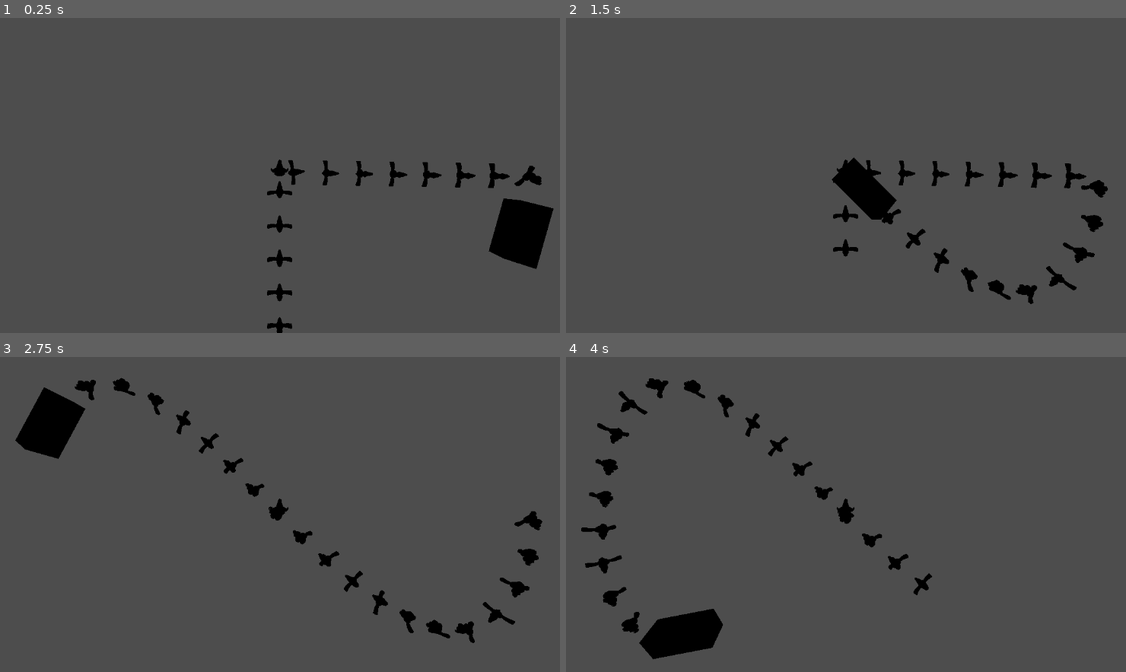
Above: before the commit, frames 1-4 (two rows, left to right).
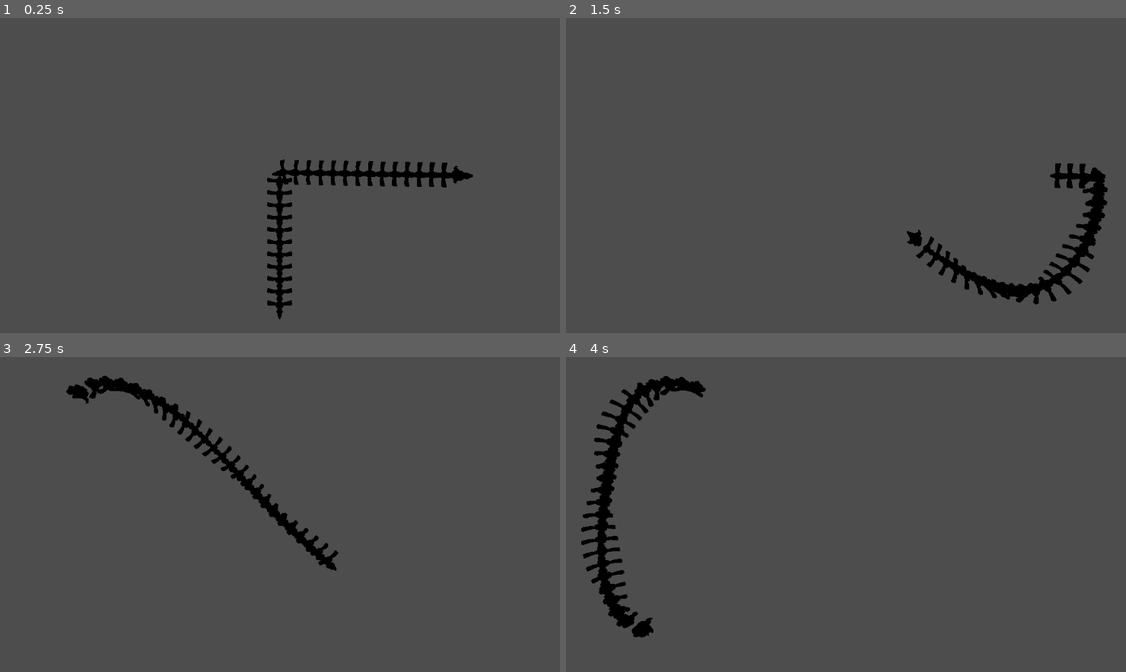
Above: after the commit, the same moments.

Repository: PlayerLegend/pinkamena-diane-daggers
Game: Godot game, scene res://Centipede/Centipede1/Test.tscn
The game is run twice, just before and just after one commit, with the same random seed, the same clock (stepped at 60 frames per second) and the same inputs. This scene is started directly instead of the project's main scene.
Inputs (mouse positions are in pixels of both pictures, inside the frame that each line leads up to):
- Up to frame 1 (0.25 s): no input
- Up to frame 2 (1.5 s): tap Enter at 0.5 s; move the mouse to (980, 144) at 0.52 s; tap Shift at 0.6 s; click (980, 144) at 0.67 s; drag from (722, 178) to (818, 229) at 1.27 s
- Up to frame 3 (2.75 s): move the mouse to (341, 426) at 2.02 s; tap Alt at 2.1 s; click (341, 426) at 2.17 s
- Up to frame 4 (4 s): drag from (818, 568) to (661, 451) at 2.77 s; move the mouse to (1030, 552) at 3.52 s; tap Ctrl at 3.6 s; click (1030, 552) at 3.67 s

The runs differ from the first frame. In frame 1, 4.1% of the frame differs, in the area x 47-99%, y 44-100%; in frame 2, 4.1%; in frame 3, 4.6%; in frame 4, 4.9%, in the area x 2-66%, y 6-96%.

Commit message:
Head node

Diff:
--- a/Centipede/Centipede1/Centipede1.tscn
+++ b/Centipede/Centipede1/Centipede1.tscn
@@ -4,11 +4,10 @@
 [ext_resource type="PackedScene" uid="uid://gdu272b5ojbt" path="res://Centipede/Centipede1/CentipedeSegment.glb" id="2_3xjod"]
 [ext_resource type="PackedScene" uid="uid://uxq2q1xp0n8t" path="res://Centipede/Centipede1/CentipedeHead.glb" id="4_l7lnl"]
 
-[node name="Centipede1" type="Node3D" unique_id=2121063774]
+[node name="Centipede1" type="Node3D" unique_id=2121063774 node_paths=PackedStringArray("head")]
 script = ExtResource("1_d47sy")
+head = NodePath("CentipedeHead")
 segment_scene = ExtResource("2_3xjod")
-segment_count = 20
-segment_spacing = 1.35
 metadata/_custom_type_script = "uid://bqjob566f118q"
 
 [node name="CentipedeHead" parent="." unique_id=1285869696 instance=ExtResource("4_l7lnl")]
--- a/Centipede/Centipede1/Test.tscn
+++ b/Centipede/Centipede1/Test.tscn
@@ -10,9 +10,11 @@
 script = ExtResource("1_occ7t")
 
 [node name="Centipede1" parent="." unique_id=2121063774 instance=ExtResource("1_afl15")]
+segment_spacing = 0.5
 
 [node name="Camera3D" type="Camera3D" parent="Centipede1" unique_id=1808318465]
 transform = Transform3D(1, 0, 0, 0, -4.371139e-08, 1, 0, -1, -4.371139e-08, 0, 9.024986, -0.40447187)
 
 [node name="MeshInstance3D" type="MeshInstance3D" parent="." unique_id=701497320]
+visible = false
 mesh = SubResource("BoxMesh_qdswm")
--- a/Centipede/centipede.gd
+++ b/Centipede/centipede.gd
@@ -1,10 +1,11 @@
 class_name Centipede
 extends Node3D
 
+@export var head: Node3D
 @export var segment_scene: PackedScene
-@export var segment_count := 12
+@export var segment_count := 25
 @export var segment_spacing := 0.5
-@export var follow_speed := 8.0  # how fast the head catches up to the target
+@export var follow_speed := 4.0
 
 # Each point is the target transform at that moment (position + orientation,
 # so roll is carried along the path). Newest first; _path[0] is the target.
@@ -21,34 +22,48 @@
 
 
 func _ready() -> void:
+    assert(head)
     for i in segment_count:
         var s := segment_scene.instantiate() as Node3D
         s.top_level = true
         add_child(s)
         _segments.append(s)
     if _path.is_empty():
-        target_transform = global_transform
+        target_transform = head.global_transform
 
 
 func _process(delta: float) -> void:
     _head_dist *= exp(-follow_speed * delta)
     var half := segment_spacing * 0.5
+
+    # Drive the head node from the path (so it lags/eases like the body).
+    var h := _sample(_head_dist)
+    var h_dir := _sample(_head_dist - half).origin - _sample(_head_dist + half).origin
+    var h_basis := h.basis
+    if h_dir.length_squared() > 0.000001:
+        h_dir = h_dir.normalized()
+        var up := h.basis.y
+        if absf(h_dir.dot(up)) > 0.999:
+            up = h.basis.x
+        h_basis = Basis.looking_at(h_dir, up)
+    head.global_transform = Transform3D(h_basis, h.origin)
+
     for i in _segments.size():
-        var d := _head_dist + i * segment_spacing
+        var d := _head_dist + (i + 1) * segment_spacing
         var here := _sample(d)
         # Facing = direction of the path through this segment, measured over
         # a window one spacing wide, so corners are blended automatically.
         # Roll = the interpolated orientation stored in the path.
         var dir := _sample(d - half).origin - _sample(d + half).origin
         var s := _segments[i]
-        var basis := s.global_basis.orthonormalized()
+        var new_basis := s.global_basis.orthonormalized()
         if dir.length_squared() > 0.000001:
             dir = dir.normalized()
             var up := here.basis.y
             if absf(dir.dot(up)) > 0.999:
                 up = here.basis.x
-            basis = Basis.looking_at(dir, up)
-        s.global_transform = Transform3D(basis, here.origin)
+            new_basis = Basis.looking_at(dir, up)
+        s.global_transform = Transform3D(new_basis, here.origin)
 
 
 func _extend_path(t: Transform3D) -> void:
@@ -72,7 +87,7 @@
 
 
 func _trim(step: float) -> void:
-    var needed := _head_dist + segment_count * segment_spacing + step
+    var needed := _head_dist + (segment_count + 1) * segment_spacing + step
     var travelled := 0.0
     for i in _path.size() - 1:
         travelled += _path[i].origin.distance_to(_path[i + 1].origin)
Binary file changed: Centipede/Centipede1/CentipedeSegment.glb
Not shown, changed: Centipede/Centipede1/CentipedeSegment.blend
